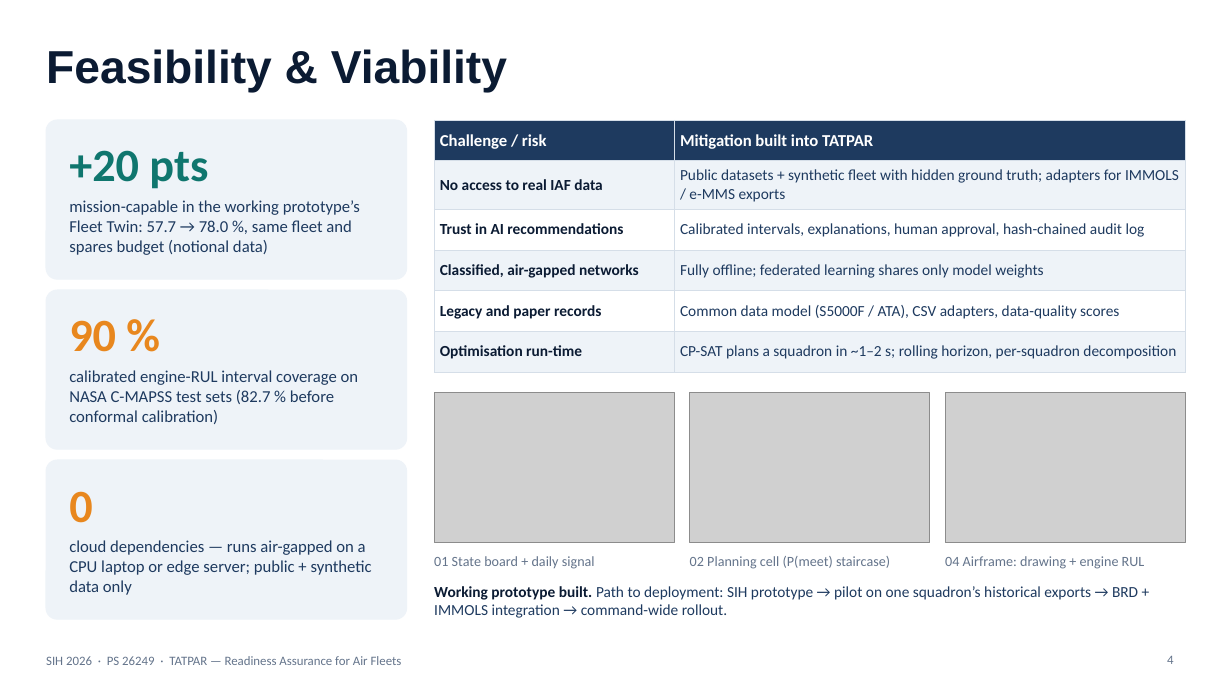
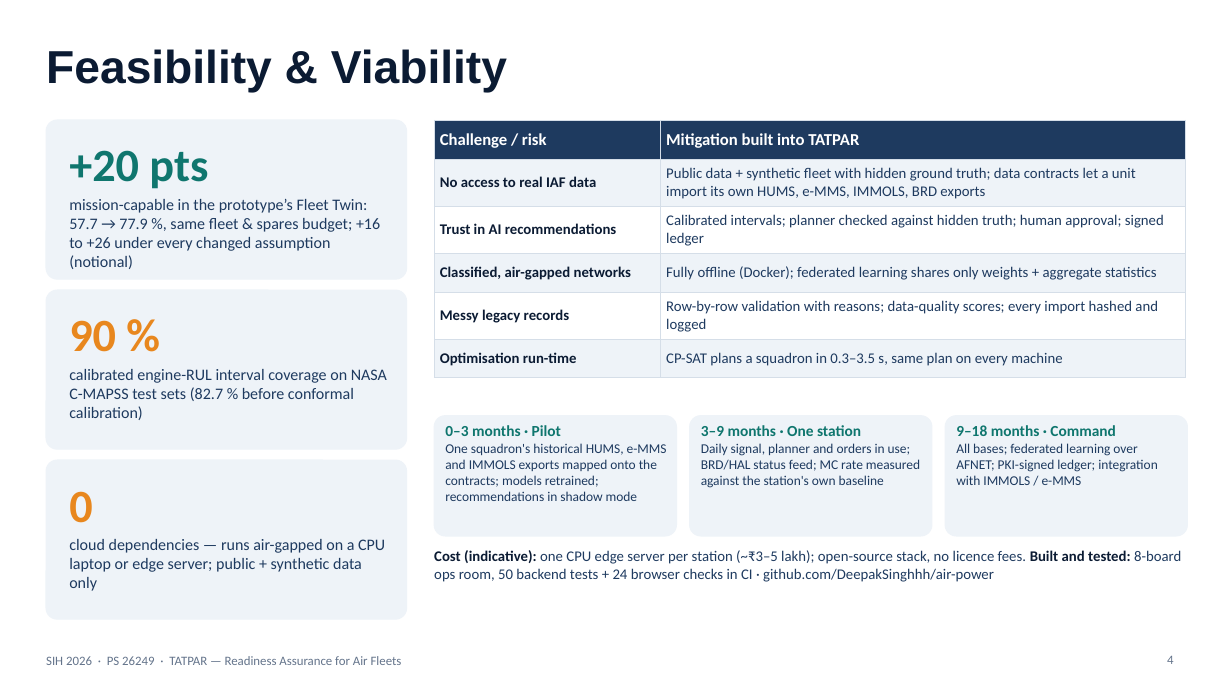
Before and after one commit to DeepakSinghhh/air-power, a slide deck: slide 4 of docs/sih-ppt/TATPAR_SIH26249_Idea.pptx. Drawn at 1232x693 pixels with LibreOffice and Linux fonts; fonts in the diff are those of the drawing; grey boxes stand for pictures. Boxes give left, top, right and bottom in pixels: in the first picture for what was removed or moved away, otherwise in the second. Text is boxed around its words. In the diff, an @@ line names an element or a change of style, - is before the commit and + after.

```diff
--- a/docs/sih-ppt/TATPAR_SIH26249_Idea.pptx
+++ b/docs/sih-ppt/TATPAR_SIH26249_Idea.pptx
@@ table at (x1=434, y1=120, x2=1186, y2=370) @@
-row 2, column 2: Public datasets + synthetic fleet with hidden ground truth; adapters for IMMOLS / e-MMS exports
+row 2, column 2: Public data + synthetic fleet with hidden ground truth; data contracts let a unit import its own HUMS, e-MMS, IMMOLS, BRD exports
-row 3, column 2: Calibrated intervals, explanations, human approval, hash-chained audit log
+row 3, column 2: Calibrated intervals; planner checked against hidden truth; human approval; signed ledger
-row 4, column 2: Fully offline; federated learning shares only model weights
+row 4, column 2: Fully offline (Docker); federated learning shares only weights + aggregate statistics
-row 5, column 1: Legacy and paper records
+row 5, column 1: Messy legacy records
-row 5, column 2: Common data model (S5000F / ATA), CSV adapters, data-quality scores
+row 5, column 2: Row-by-row validation with reasons; data-quality scores; every import hashed and logged
-row 6, column 2: CP-SAT plans a squadron in ~1–2 s; rolling horizon, per-squadron decomposition
+row 6, column 2: CP-SAT plans a squadron in 0.3–3.5 s, same plan on every machine
@@ size 12 to 11.5 pt in "No access to real IAF data", "Trust in AI recommendations", "Classified, air-gapped networks", "Optimisation run-time" @@
@@ text at (x1=69, y1=199, x2=380, y2=269): text changed; size 13 to 12.5 pt @@
-mission-capable in the working prototype’s Fleet Twin: 57.7 → 78.0 %, same fleet and spares budget (notional data)
+mission-capable in the prototype’s Fleet Twin: 57.7 → 77.9 %, same fleet & spares budget; +16 to +26 under every changed assumption (notional)
@@ text "calibrated engine-RUL interval coverage on ..." at (x1=69, y1=369, x2=387, y2=420): size 13 to 12.5 pt @@
@@ picture removed at (x1=434, y1=393, x2=675, y2=543) @@
@@ rounded rectangle added at (x1=434, y1=416, x2=677, y2=536), fill #EEF3F8, outline #EEF3F8 1 pt @@
@@ picture removed at (x1=689, y1=393, x2=930, y2=543) @@
@@ rounded rectangle added at (x1=689, y1=416, x2=932, y2=536), fill #EEF3F8, outline #EEF3F8 1 pt @@
@@ picture removed at (x1=945, y1=393, x2=1186, y2=543) @@
@@ rounded rectangle added at (x1=945, y1=416, x2=1188, y2=536), fill #EEF3F8, outline #EEF3F8 1 pt @@
@@ text at (x1=445, y1=425, x2=667, y2=501): text changed; size 11 to 10.5 pt; text colour #64748B to #1E3A5F @@
-01 State board + daily signal
+0–3 months · Pilot
+One squadron's historical HUMS, e-MMS and IMMOLS exports mapped onto the contracts; models retrained; recommendations in shadow mode
@@ text at (x1=701, y1=425, x2=920, y2=488): text changed; size 11 to 10.5 pt; text colour #64748B to #1E3A5F @@
-02 Planning cell (P(meet) staircase)
+3–9 months · One station
+Daily signal, planner and orders in use; BRD/HAL status feed; MC rate measured against the station's own baseline
@@ vertical alignment middle to top in 3 elements at (x1=445, y1=425, x2=667, y2=501), (x1=701, y1=425, x2=920, y2=488), (x1=956, y1=425, x2=1158, y2=485) @@
@@ text at (x1=956, y1=425, x2=1158, y2=485): text changed; size 11 to 10.5 pt; text colour #64748B to #1E3A5F @@
-04 Airframe: drawing + engine RUL
+9–18 months · Command
+All bases; federated learning over AFNET; PKI-signed ledger; integration with IMMOLS / e-MMS
@@ text "cloud dependencies — runs air-gapped ..." at (x1=69, y1=539, x2=385, y2=591): size 13 to 12.5 pt @@
@@ text at (x1=434, y1=550, x2=1181, y2=582): text changed; size 12 to 11.5 pt @@
-Working prototype built. Path to deployment: SIH prototype → pilot on one squadron’s historical exports → BRD + IMMOLS integration → command-wide rollout.
+Cost (indicative): one CPU edge server per station (~₹3–5 lakh); open-source stack, no licence fees. Built and tested: 8-board ops room, 50 backend tests + 24 browser checks in CI · github.com/DeepakSinghhh/air-power
```
Also in this commit, not shown: 4 other slides changed, 4 other files.
